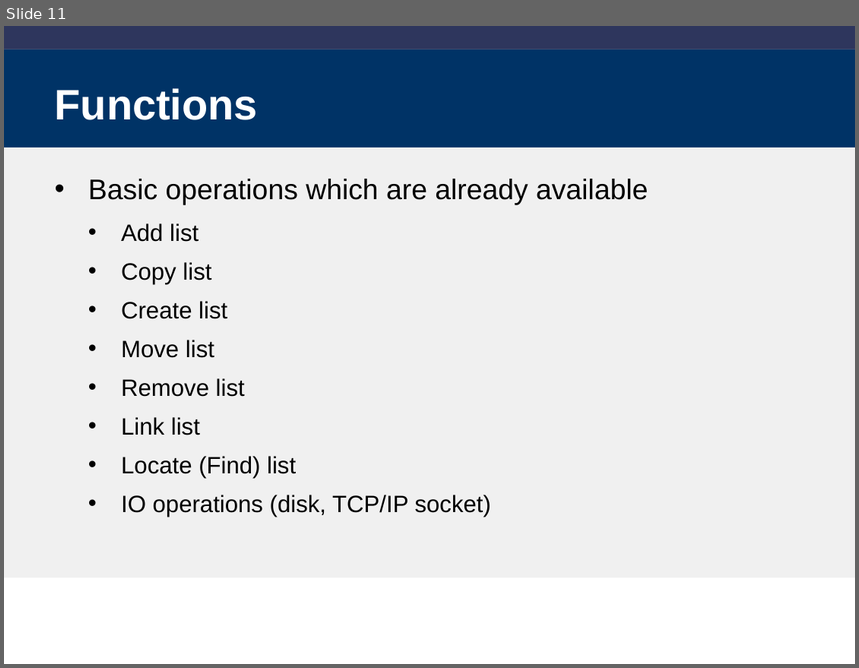
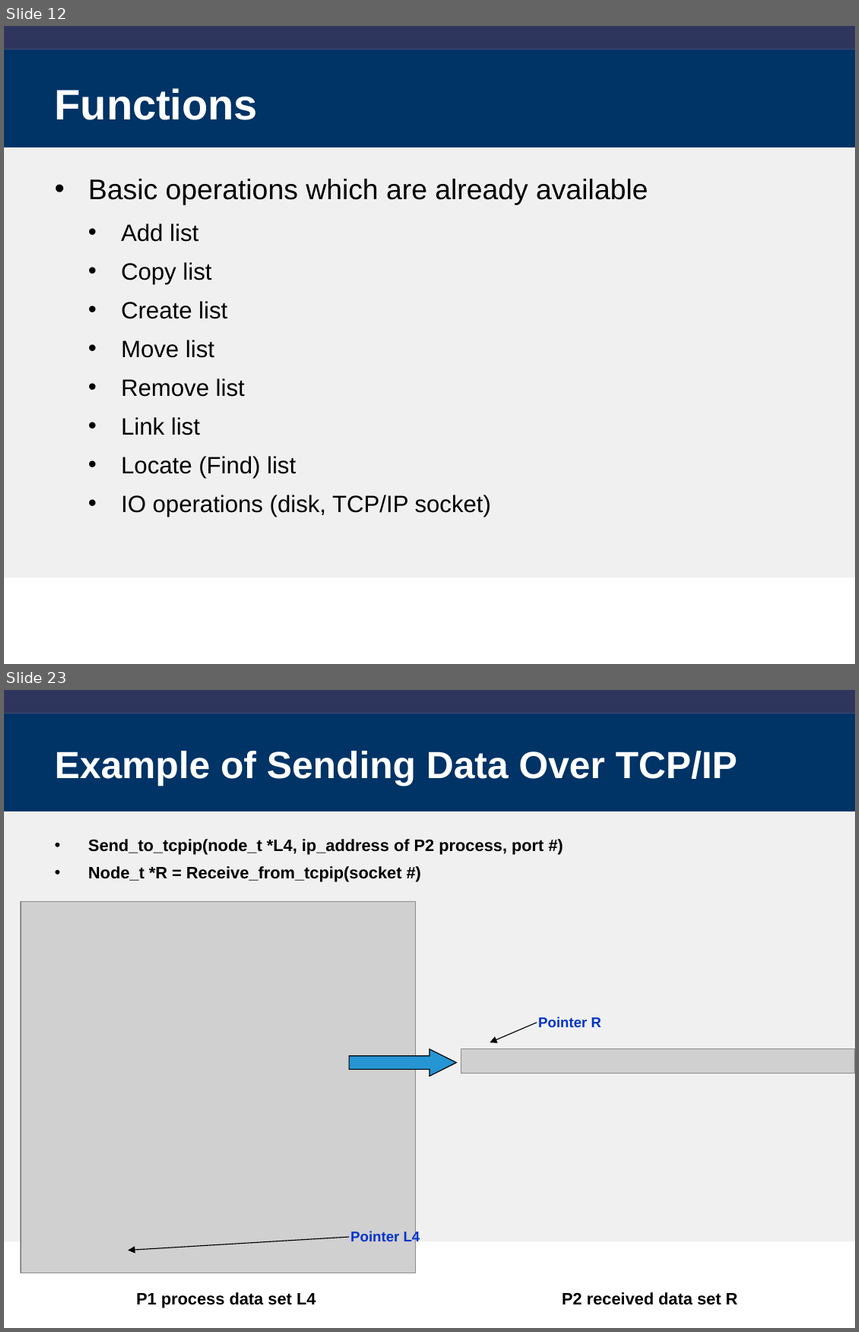
Before and after one commit to libm3l/libm3l, a slide deck: clibm-3l.ppt. Shown one above the other, each under a label of ours: slide 11 before the commit, slides 12 and 23 after it; the slides between them are not shown. The pictures are 859x668 and 859x1332 pixels, drawn with LibreOffice and Linux fonts; fonts in the diff are those of the drawing; grey boxes stand for pictures; background and template pictures are left out. Boxes give left, top, right and bottom in pixels: in the first picture for what was removed or moved away, otherwise in the second. Text is boxed around its words. In the diff, an @@ line names an element or a change of style, - is before the commit and + after.

Commit message:
- changed Error to Warning in locate - added example of server and client

```diff
--- a/clibm-3l.ppt
+++ b/clibm-3l.ppt
@@ slide 23 added at box(4, 690, 855, 1328), background picture (left out); not listed: 3 template elements that a slide beside it also shows @@
@@ title added at box(55, 751, 737, 787), 32 pt, text #FFFFFF, bold @@
+Example of Sending Data Over TCP/IP
@@ text added at box(88, 839, 544, 882), 14 pt, text #000000, bold @@
+• Send_to_tcpip(node_t *L4, ip_address of P2 process, port #)
+• Node_t *R = Receive_from_tcpip(socket #)
@@ picture added at box(21, 902, 416, 1274) @@
@@ arrow added from (537, 1023) to (490, 1043), #000000 0.74 pt @@
@@ text added at box(538, 1017, 601, 1027), 12 pt, text #0033CC, bold @@
+Pointer R
@@ right arrow added at box(350, 1049, 457, 1076), fill #2695D3, outline #000000 0.74 pt @@
@@ picture added at box(461, 1049, 855, 1074) @@
@@ text added at box(351, 1231, 420, 1246), 12 pt, text #0033CC, bold @@
+Pointer L4
@@ arrow added from (350, 1237) to (129, 1251), #000000 0.74 pt @@
@@ text added at box(136, 1293, 738, 1308), 14 pt, text #000000, bold @@
+P1 process data set L4 P2 received data set R
@@ what was slide 11 is now slide 12 @@
```
Also in this commit, not shown: 15 slides changed, 6 other slides added, 5 other files.
